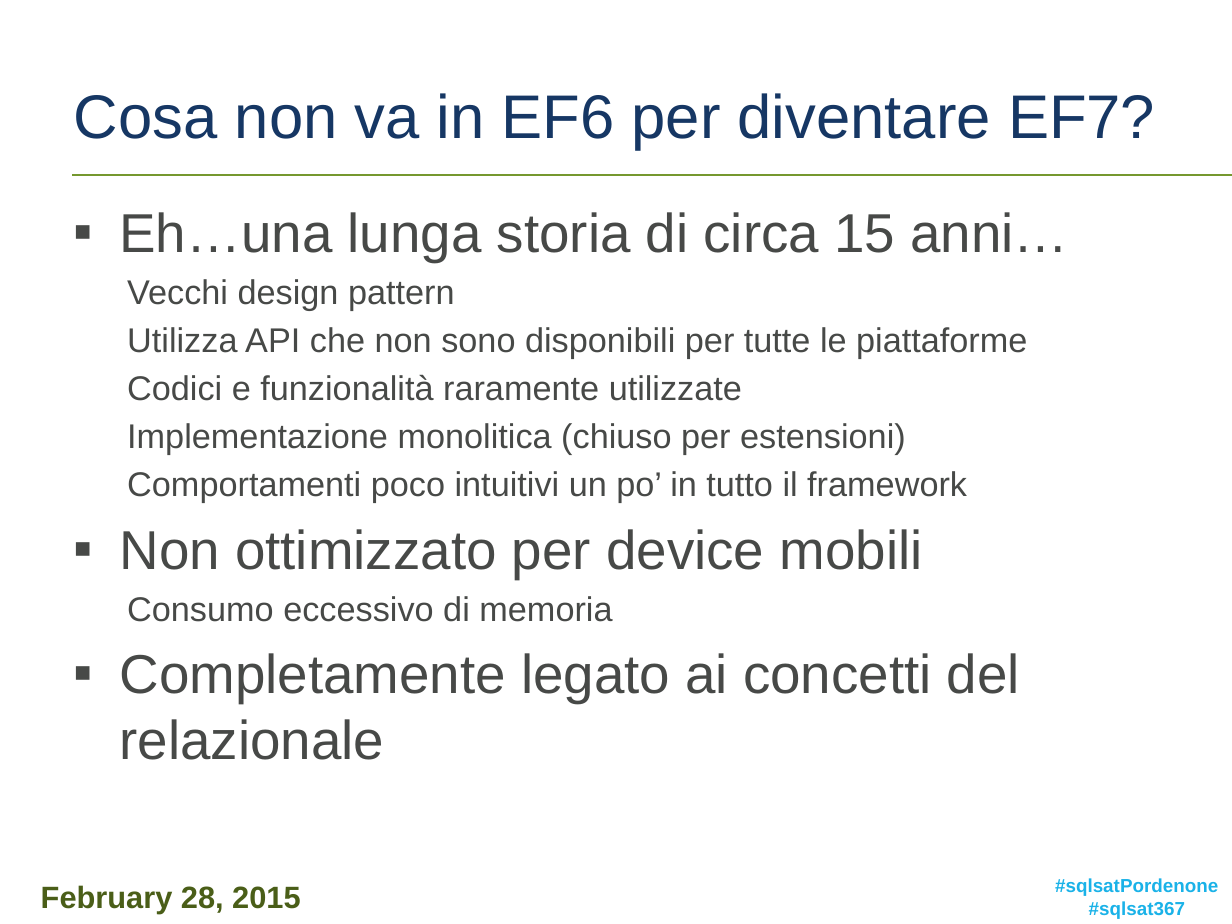
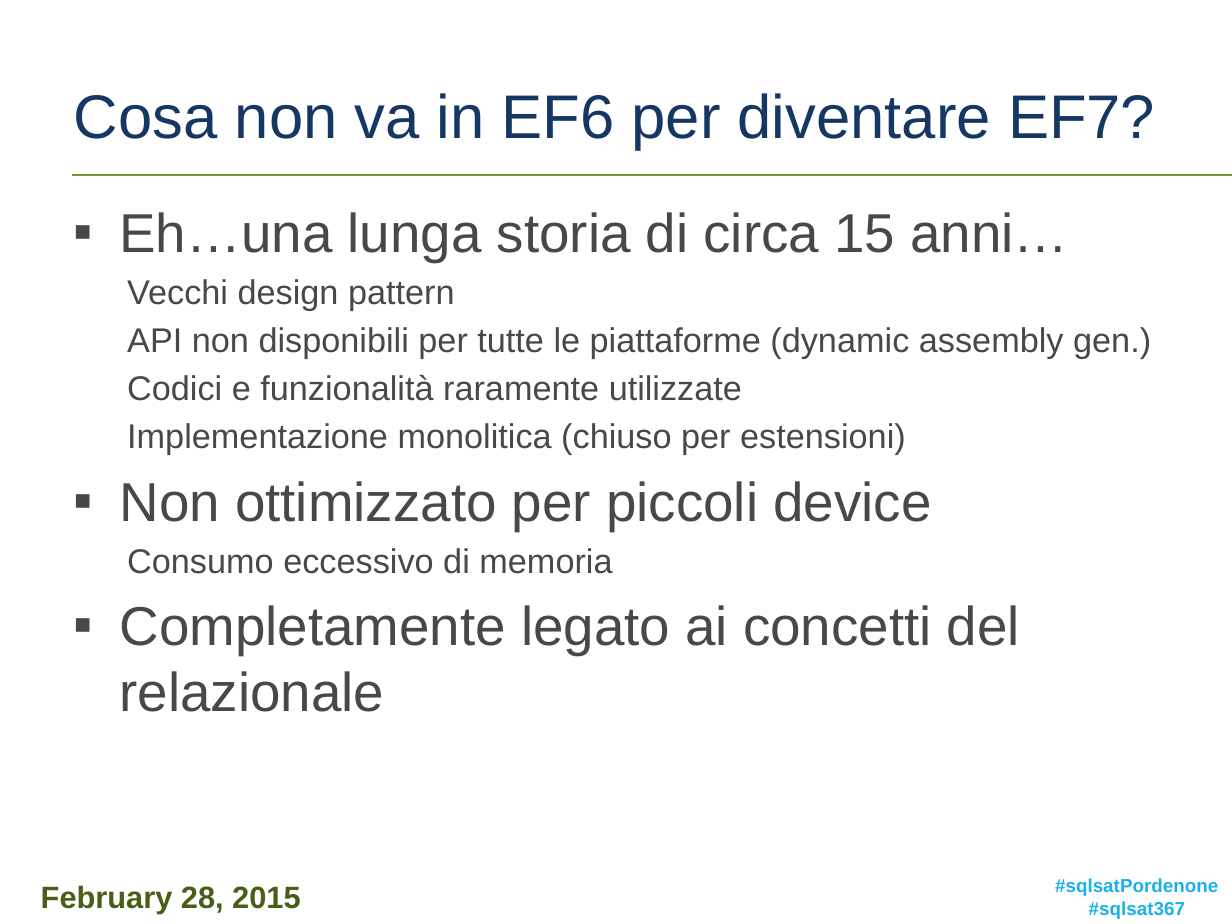
Before and after one commit to micdenny/Demo-EF7, a slide deck: slide 9 of MDEF02 - Entity Framework 7 Back To The Future.pptx. Drawn at 1232x924 pixels with LibreOffice and Linux fonts; fonts in the diff are those of the drawing; background and template pictures are left out. Boxes give left, top, right and bottom in pixels: in the first picture for what was removed or moved away, otherwise in the second. Text is boxed around its words. In the diff, an @@ line names an element or a change of style, - is before the commit and + after.

```diff
--- a/MDEF02 - Entity Framework 7 Back To The Future.pptx
+++ b/MDEF02 - Entity Framework 7 Back To The Future.pptx
@@ text at [127,327,1151,359]: text changed @@
-  Utilizza API che non sono disponibili per tutte le piattaforme
+  API non disponibili per tutte le piattaforme (dynamic assembly gen.)
@@ text at [120,481,931,531]: text changed; size 20 to 32 pt @@
-  Comportamenti poco intuitivi un po’ in tutto il framework
-▪ Non ottimizzato per device mobili
+▪ Non ottimizzato per piccoli device
```
Also in this commit, not shown: 4 other slides changed.
